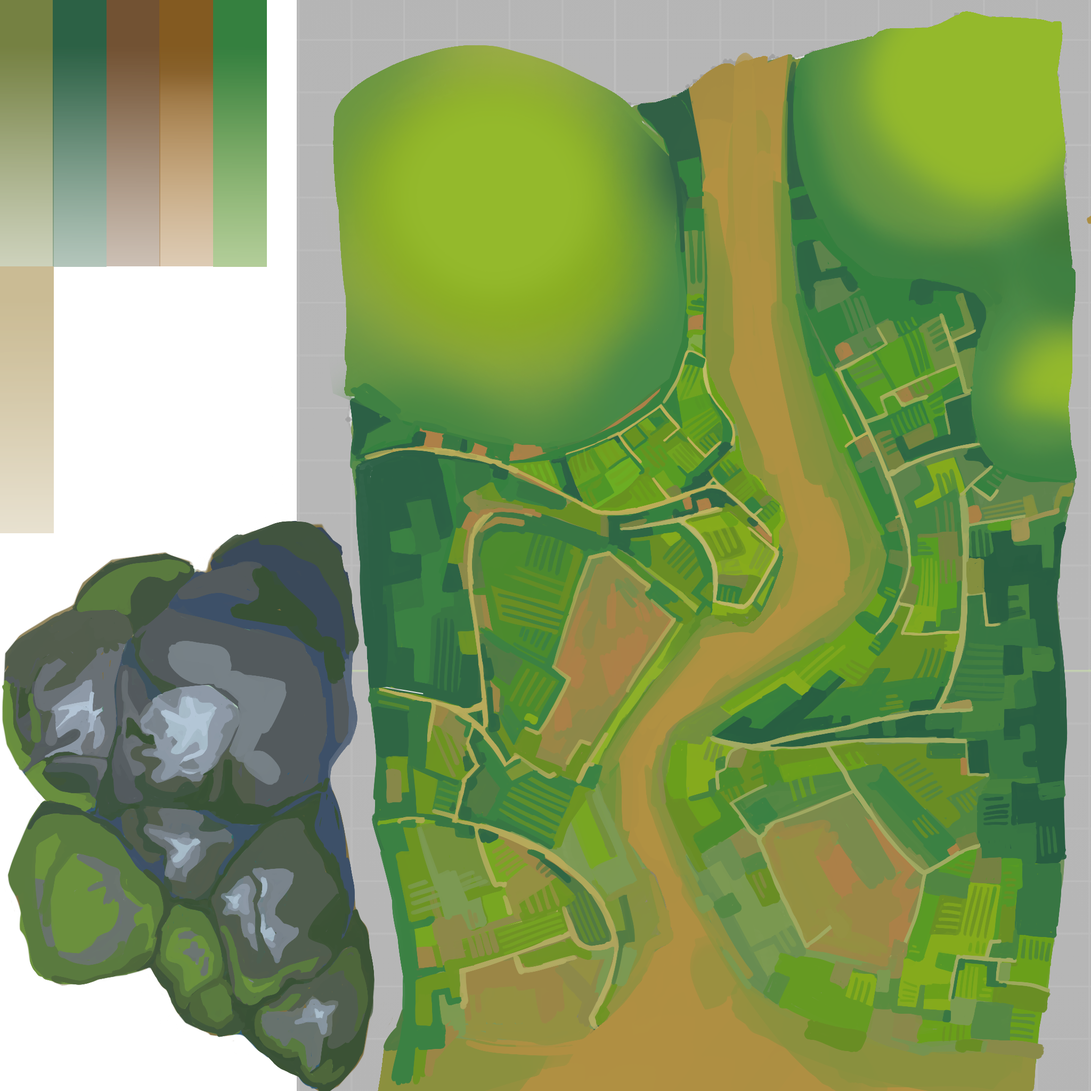
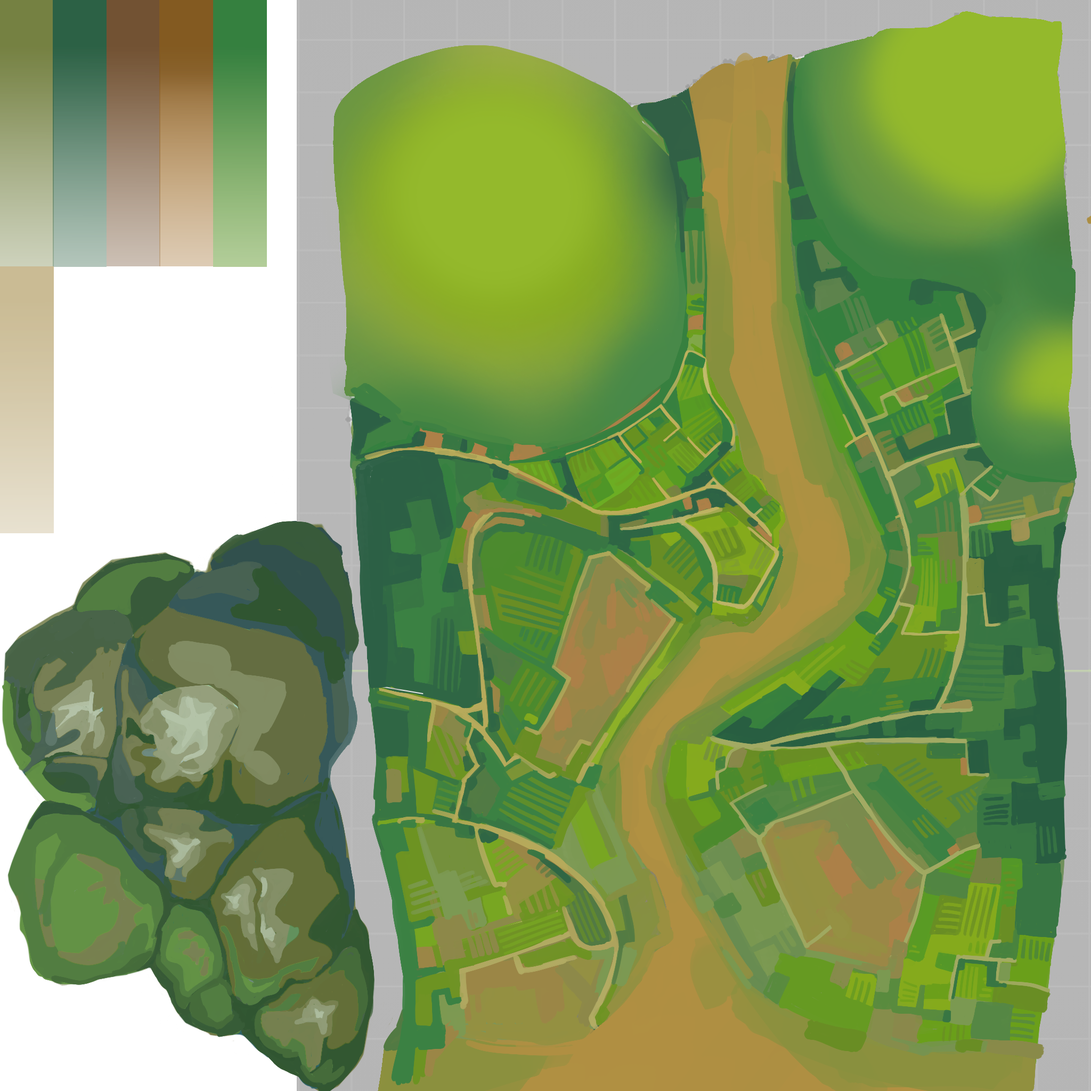
Layers edited between the first and the second 1091px x 1091px image:
added layer "Calque 13" above "Calque 14" over [284, 924, 339, 1073]
added layer "Calque 14" (20%) above "Calque 12" over [33, 606, 359, 1073]
added layer "Calque 12" (color, 25%) above "Calque 8" over [2, 521, 393, 1091]
